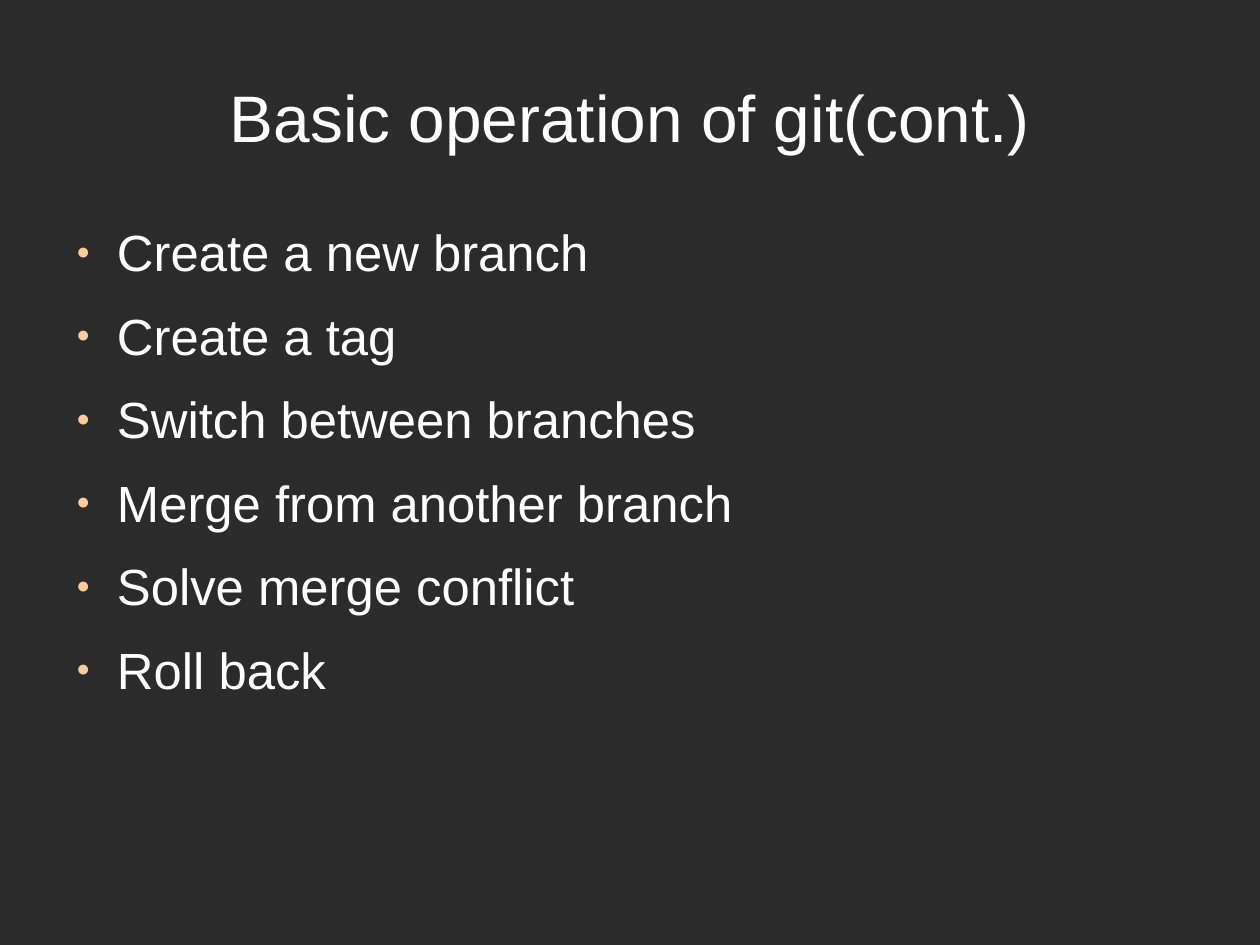
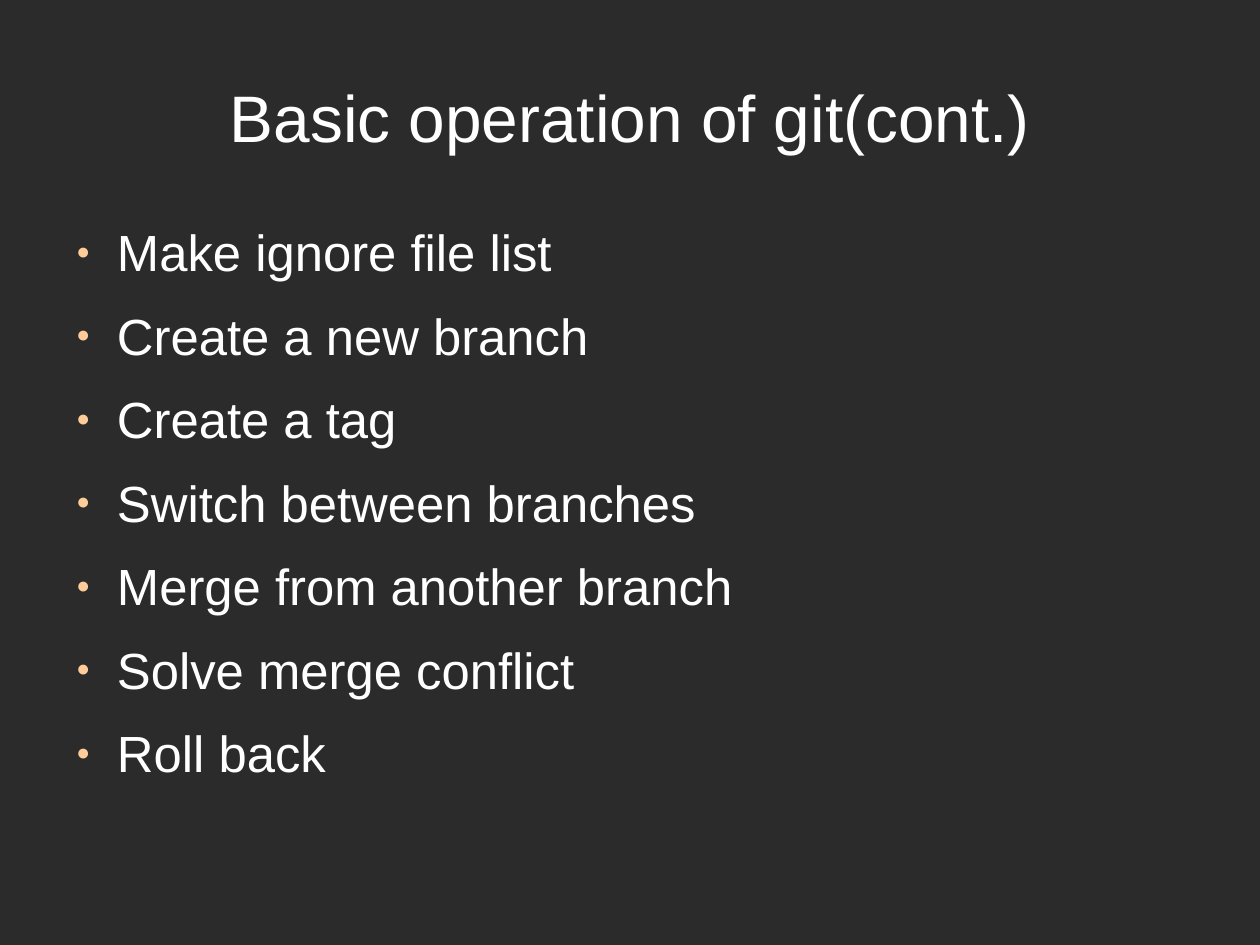
Before and after one commit to asilyihong/SampleLibrary, a slide deck: slide 10 of data/RevisionControl.odp. Drawn at 1260x945 pixels with LibreOffice and Linux fonts; fonts in the diff are those of the drawing; background and template pictures are left out; a plain dark background stands for a picture behind light text. Boxes give left, top, right and bottom in pixels: in the first picture for what was removed or moved away, otherwise in the second. Text is boxed around its words. In the diff, an @@ line names an element or a change of style, - is before the commit and + after.

```diff
--- a/data/RevisionControl.odp
+++ b/data/RevisionControl.odp
@@ text at <box>117,234,552,282</box>: paragraph added @@
+● Make ignore file list
```
Also in this commit, not shown: 1 other slide changed.
